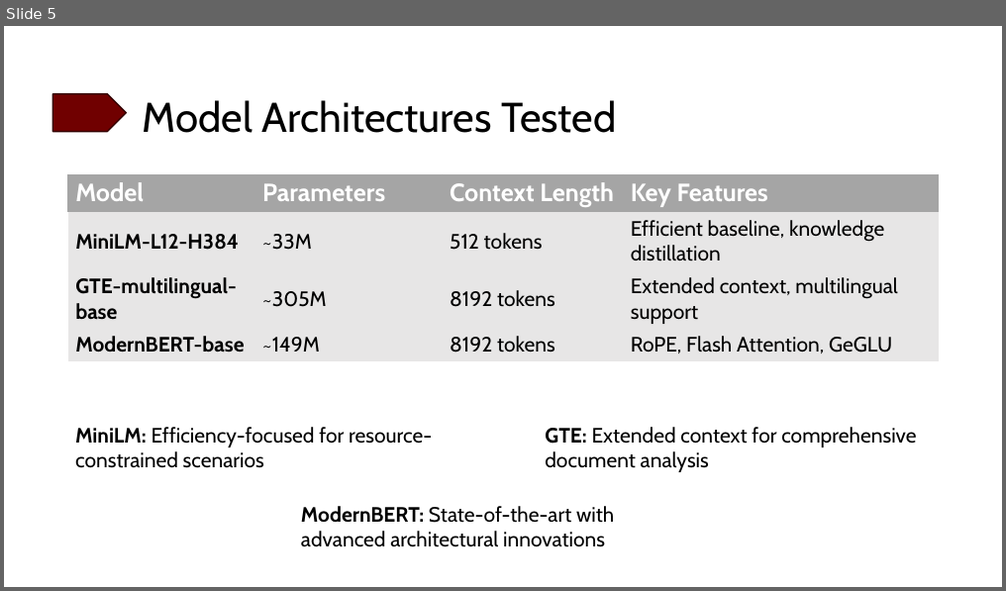
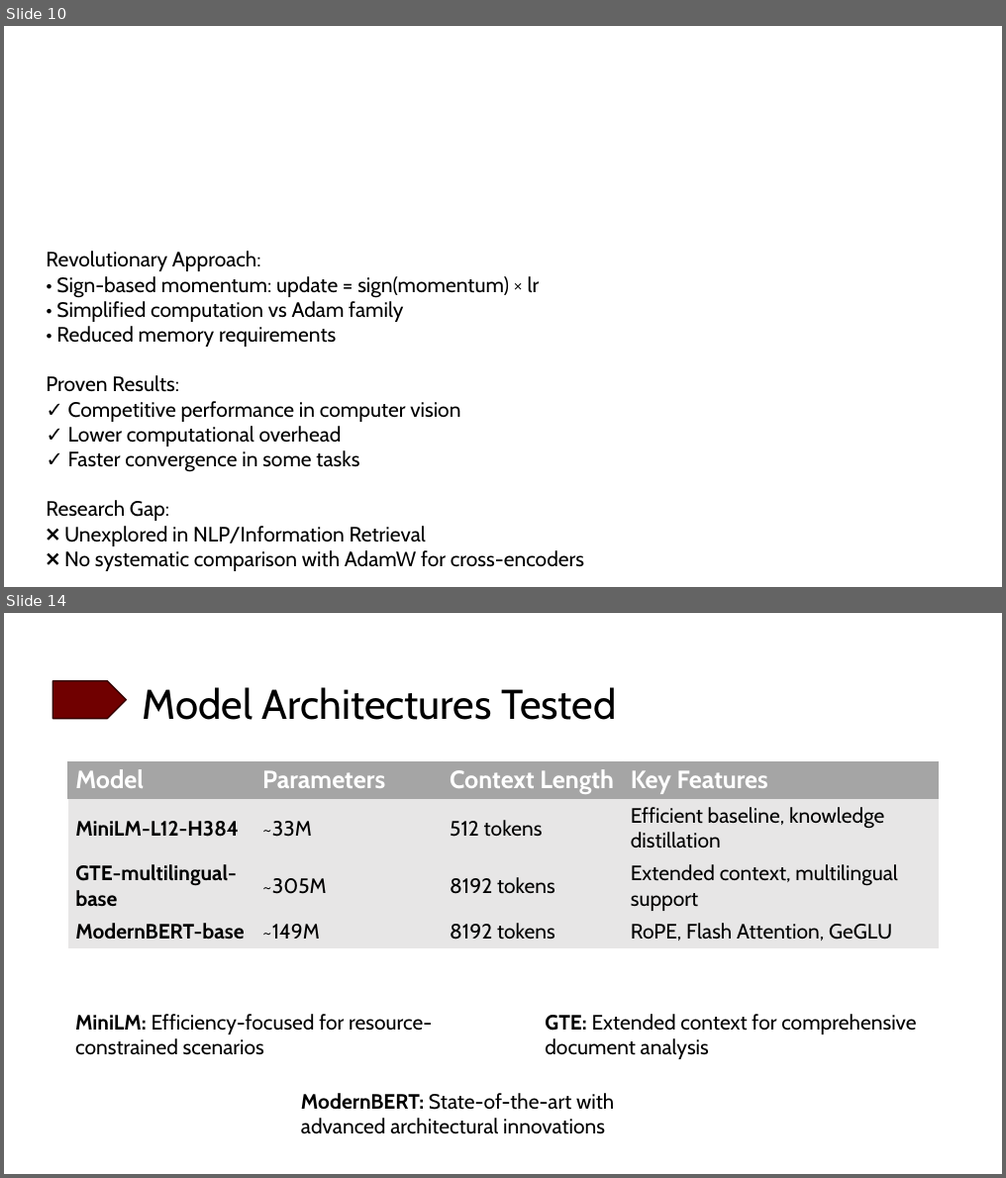
Before and after one commit to skfrost19/cross-encoder-modal, a slide deck: cross_encoder/thesis/Thesis_presentation.pptx. Shown one above the other, each under a label of ours: slide 5 before the commit, slides 10 and 14 after it; the slides between them are not shown. The pictures are 1006x591 and 1006x1178 pixels, drawn with LibreOffice and Linux fonts; fonts in the diff are those of the drawing; background and template pictures are left out. Boxes give left, top, right and bottom in pixels: in the first picture for what was removed or moved away, otherwise in the second. Text is boxed around its words. In the diff, an @@ line names an element or a change of style, - is before the commit and + after.

```diff
--- a/cross_encoder/thesis/Thesis_presentation.pptx
+++ b/cross_encoder/thesis/Thesis_presentation.pptx
@@ slide 10 added at <box>4,26,1002,587</box>, background #FFFFFF @@
@@ title added at <box>70,63,936,142</box>, 28 pt, text #FFFFFF @@
+Lion: A Novel Alternative[4]
@@ text added at <box>46,251,584,571</box>, 20 pt, text #000000 @@
+Revolutionary Approach:
+• Sign-based momentum: update = sign(momentum) × lr
+• Simplified computation vs Adam family
+• Reduced memory requirements
+Proven Results:
+✓ Competitive performance in computer vision
+✓ Lower computational overhead
+✓ Faster convergence in some tasks
+Research Gap:
+❌ Unexplored in NLP/Information Retrieval
+❌ No systematic comparison with AdamW for cross-encoders
@@ what was slide 5 is now slide 14 @@
```
Also in this commit, not shown: 15 slides changed, 10 other slides added, 3 other files.
